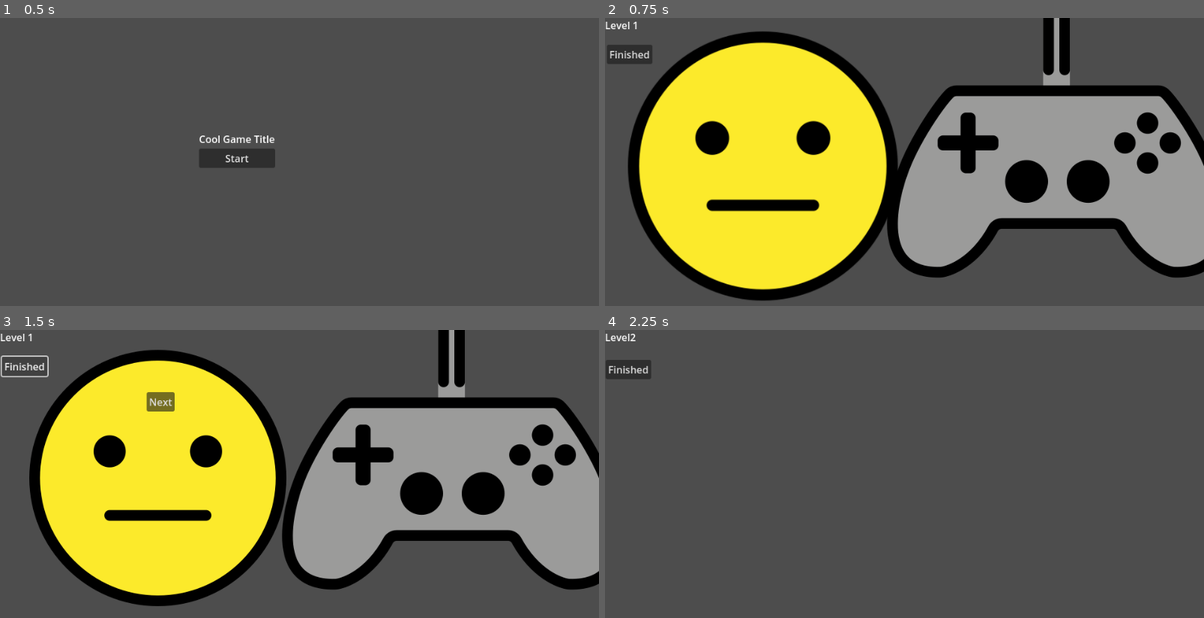
Above: before the commit, frames 1-4 (two rows, left to right).
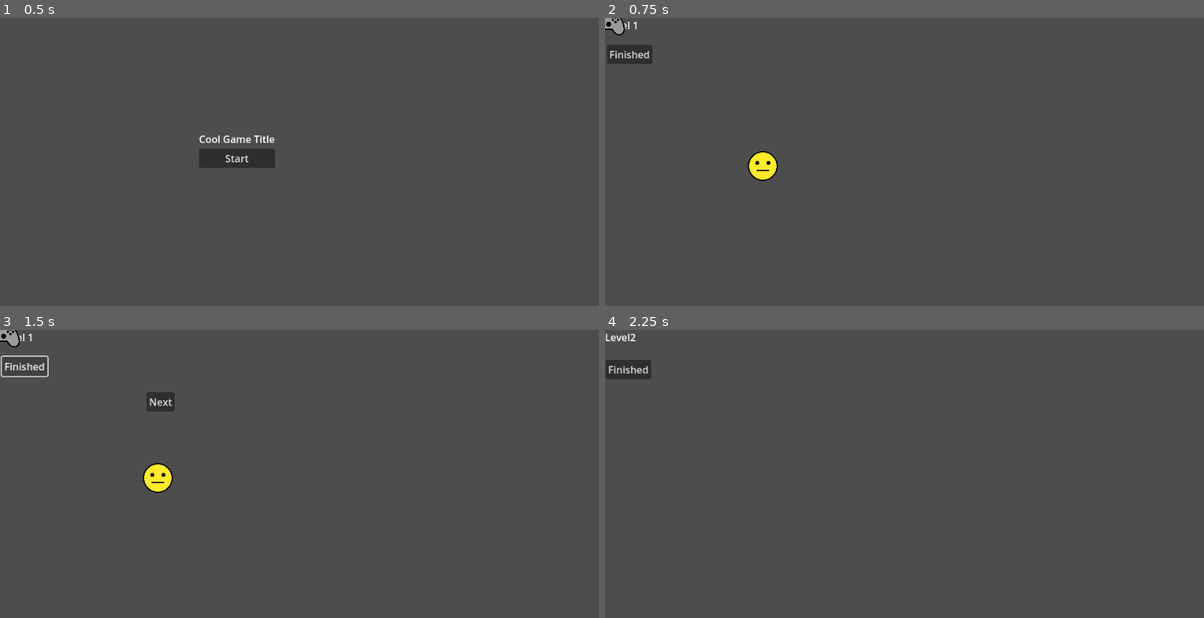
Above: after the commit, the same moments.

Repository: kothead/ggj24
Game: Godot game, scene res://Screens/TitleScreen.tscn
The game is run twice, just before and just after one commit, with the same random seed, the same clock (stepped at 60 frames per second) and the same inputs.
Inputs:
- Up to frame 1 (0.5 s): no input
- Up to frame 2 (0.75 s): click "Start" at 0.5 s
- Up to frame 3 (1.5 s): click "Finished" at 1.25 s
- Up to frame 4 (2.25 s): click "Next" at 2 s

Frame 1 is identical in both runs. In frame 2, 62% of the frame differs, in the area x 0-100%, y 0-99%; in frame 3, 59%; in frame 4, nothing differs.

Commit message:
Use CharacterBody2D instead of Area2D

Diff:
--- a/Levels/Level1.tscn
+++ b/Levels/Level1.tscn
@@ -38,38 +38,40 @@
 position = Vector2(253, 238)
 image_path = "res://Assets/Images/1F610_color.png"
 
-[node name="BaseSmile2" parent="." instance=ExtResource("2_6gosq")]
-position = Vector2(725, 177)
-image_path = "res://Assets/Images/1F3AE_color.png"
-
 [node name="Walls" type="Node2D" parent="."]
 position = Vector2(-108, 276)
 
 [node name="LeftWall" type="StaticBody2D" parent="Walls"]
 position = Vector2(361, -38)
+collision_layer = 2
 
 [node name="CollisionShape2D" type="CollisionShape2D" parent="Walls/LeftWall"]
 position = Vector2(-361, 38)
 shape = SubResource("RectangleShape2D_ewshy")
 
 [node name="TopWall" type="StaticBody2D" parent="Walls"]
+collision_layer = 2
 
 [node name="CollisionShape2D" type="CollisionShape2D" parent="Walls/TopWall"]
 position = Vector2(587.625, -330.75)
 shape = SubResource("RectangleShape2D_xyf56")
 
 [node name="RightWall" type="StaticBody2D" parent="Walls"]
+collision_layer = 2
 
 [node name="CollisionShape2D" type="CollisionShape2D" parent="Walls/RightWall"]
 position = Vector2(1121, -30)
 shape = SubResource("RectangleShape2D_thahg")
 
 [node name="BottomWall" type="StaticBody2D" parent="Walls"]
+collision_layer = 2
 
 [node name="CollisionShape2D" type="CollisionShape2D" parent="Walls/BottomWall"]
 position = Vector2(593, 314)
 shape = SubResource("RectangleShape2D_ny22w")
 
+[node name="BaseSmile2" parent="." instance=ExtResource("2_6gosq")]
+image_path = "res://Assets/Images/1F3AE_color.png"
+
 [connection signal="pressed" from="NextOverlay/Button" to="." method="_on_button_pressed"]
 [connection signal="intersected" from="BaseSmile" to="." method="_on_base_smile_intersected"]
-[connection signal="intersected" from="BaseSmile2" to="." method="_on_base_smile_intersected"]
--- a/Objects/BaseSmile.gd
+++ b/Objects/BaseSmile.gd
@@ -1,16 +1,21 @@
-extends Node2D
+extends CharacterBody2D
 
-var draggable: bool = false
-var offset: Vector2
+const TIME_TO_DROP_WITHOUT_MOUSE = 0.2
+const SHAKE_TIME = 0.5
+const SHAKE_SPEED_THRESHOLD: int = 500
+
+var dragging: bool = false
+var previous_mouse_position: Vector2
+var mouse_left_for: float = 0
+var mouse_on = false
 
 var x_speeds: Array = []
 var y_speeds: Array = []
 var previous_position: Vector2
+var is_shaking = false
 
-var SHAKE_TIME = 0.5
-var SHAKE_SPEED_THRESHOLD: int = 500
-
-var is_shaking = false
+@onready var sprite_2d = $Sprite2D
+@onready var area_2d = $Area2D
 
 @export_file("*.png") var image_path: String
 
@@ -20,16 +25,17 @@
 
 func _ready() -> void:
 	var new_texture = load(image_path)
-	$Sprite2D.set_texture(new_texture)
+	sprite_2d.set_texture(new_texture)
+	scale = Vector2(0.116, 0.116)
 	previous_position = position
 
 
 func set_texture(image_path: String) -> void:
 	var new_texture = load(image_path)
-	$Sprite2D.set_texture(new_texture)
+	sprite_2d.set_texture(new_texture)
 
 
-func detect_shaking(delta: float, distance: float, speeds: Array):
+func process_shaking(delta: float, distance: float, speeds: Array):
 	for i in range(len(speeds) - 1, -1, -1):
 		var speed = speeds[i]
 		speed[1] += delta
@@ -45,7 +51,24 @@
 		or sign(previus_speed) != sign(speed)):
 			speeds.append([speed, 0])
 
-	if len(speeds) >= 3:
+
+func _physics_process(delta):
+	if dragging:
+		if mouse_left_for > TIME_TO_DROP_WITHOUT_MOUSE:
+			on_drop()
+		else:
+			var mouse_position = get_global_mouse_position()
+			velocity = (mouse_position - previous_mouse_position) / delta
+			previous_mouse_position = mouse_position
+			move_and_slide()
+
+func detect_shaking(delta: float):
+	var dx = position.x - previous_position.x
+	var dy = position.y - previous_position.y
+	process_shaking(delta, dx, x_speeds)
+	process_shaking(delta, dy, y_speeds)
+
+	if len(x_speeds) >= 3 || len(y_speeds) >= 3:
 		if not is_shaking:
 			is_shaking = true
 			shaking.emit(self)
@@ -56,46 +79,41 @@
 			stop_shaking.emit(self)
 			print("I'm not shaking anymore")
 
+	previous_position = position
+
 
 func _process(delta: float) -> void:
-	var dx = position.x - previous_position.x
-	var dy = position.y - previous_position.y
-	detect_shaking(delta, dx, x_speeds)
-	detect_shaking(delta, dy, y_speeds)
-	previous_position = position
+	if not mouse_on:
+		mouse_left_for += delta
 
-	if draggable and Input.is_mouse_button_pressed(MOUSE_BUTTON_LEFT):
-		global_position = get_global_mouse_position() - offset
+	detect_shaking(delta)
 
 
-func _on_area_2d_input_event(viewport: Node, event: InputEvent, shape_idx: int) -> void:
+func _on_mouse_entered():
+	mouse_on = true
+	mouse_left_for = 0
+
+
+func _on_mouse_exited():
+	mouse_on = false
+
+
+func on_drop():
+	dragging = false
+	global.is_dragging = false
+	for area in area_2d.get_overlapping_areas():
+		var bodies: Array = []
+		bodies.append(self)
+		if area.get_parent().is_in_group("smiles"):
+			bodies.append(area.get_parent())
+		intersected.emit(bodies)
+
+func _on_input_event(viewport, event, shape_idx):
 	if event is InputEventMouseButton:
 		if event.button_index == MOUSE_BUTTON_LEFT and event.pressed:
 			if not global.is_dragging:
 				global.is_dragging = true
-				draggable = true
-				offset = get_global_mouse_position() - global_position
+				dragging = true
+				previous_mouse_position = get_global_mouse_position()
 		elif event.button_index == MOUSE_BUTTON_LEFT and !event.pressed:
-			global.is_dragging = false
-			draggable = false
-			for area in $Area2D.get_overlapping_areas():
-				var bodies: Array = []
-				bodies.append(self)
-				if area.get_parent().is_in_group("droppable"):
-					bodies.append(area.get_parent())
-				intersected.emit(bodies)
-
-
-func _on_area_2d_mouse_entered() -> void:
-	if not global.is_dragging:
-		scale = Vector2(1.05, 1.05)
-
-
-func _on_area_2d_mouse_exited() -> void:
-	print("exited")
-	if not global.is_dragging:
-		scale = Vector2(1, 1)
-
-
-func _on_area_2d_body_entered(body: Node2D) -> void:
-	print(body.name)
+			on_drop()
--- a/Objects/BaseSmile.tscn
+++ b/Objects/BaseSmile.tscn
@@ -1,22 +1,32 @@
-[gd_scene load_steps=3 format=3 uid="uid://b4go3ap0ka8qe"]
+[gd_scene load_steps=5 format=3 uid="uid://b4go3ap0ka8qe"]
 
 [ext_resource type="Script" path="res://Objects/BaseSmile.gd" id="1_5nst3"]
+[ext_resource type="Texture2D" uid="uid://bwuoxmqqhk1c1" path="res://Assets/Images/1F610_color.png" id="2_3bwh3"]
 
 [sub_resource type="CircleShape2D" id="CircleShape2D_svv1r"]
-radius = 214.14
+radius = 209.0
 
-[node name="BaseSmile" type="Node2D" groups=["droppable"]]
+[sub_resource type="CircleShape2D" id="CircleShape2D_uevym"]
+radius = 209.0
+
+[node name="BaseSmile" type="CharacterBody2D" groups=["smiles"]]
+collision_mask = 2
+input_pickable = true
 script = ExtResource("1_5nst3")
 
+[node name="CollisionShape2D" type="CollisionShape2D" parent="."]
+shape = SubResource("CircleShape2D_svv1r")
+
 [node name="Sprite2D" type="Sprite2D" parent="."]
+texture = ExtResource("2_3bwh3")
 
 [node name="Area2D" type="Area2D" parent="."]
+collision_layer = 4
+collision_mask = 4
 
 [node name="CollisionShape2D" type="CollisionShape2D" parent="Area2D"]
-shape = SubResource("CircleShape2D_svv1r")
+shape = SubResource("CircleShape2D_uevym")
 
-[connection signal="body_entered" from="Area2D" to="." method="_on_area_2d_body_entered"]
-[connection signal="body_exited" from="Area2D" to="." method="_on_area_2d_body_exited"]
-[connection signal="input_event" from="Area2D" to="." method="_on_area_2d_input_event"]
-[connection signal="mouse_entered" from="Area2D" to="." method="_on_area_2d_mouse_entered"]
-[connection signal="mouse_exited" from="Area2D" to="." method="_on_area_2d_mouse_exited"]
+[connection signal="input_event" from="." to="." method="_on_input_event"]
+[connection signal="mouse_entered" from="." to="." method="_on_mouse_entered"]
+[connection signal="mouse_exited" from="." to="." method="_on_mouse_exited"]
